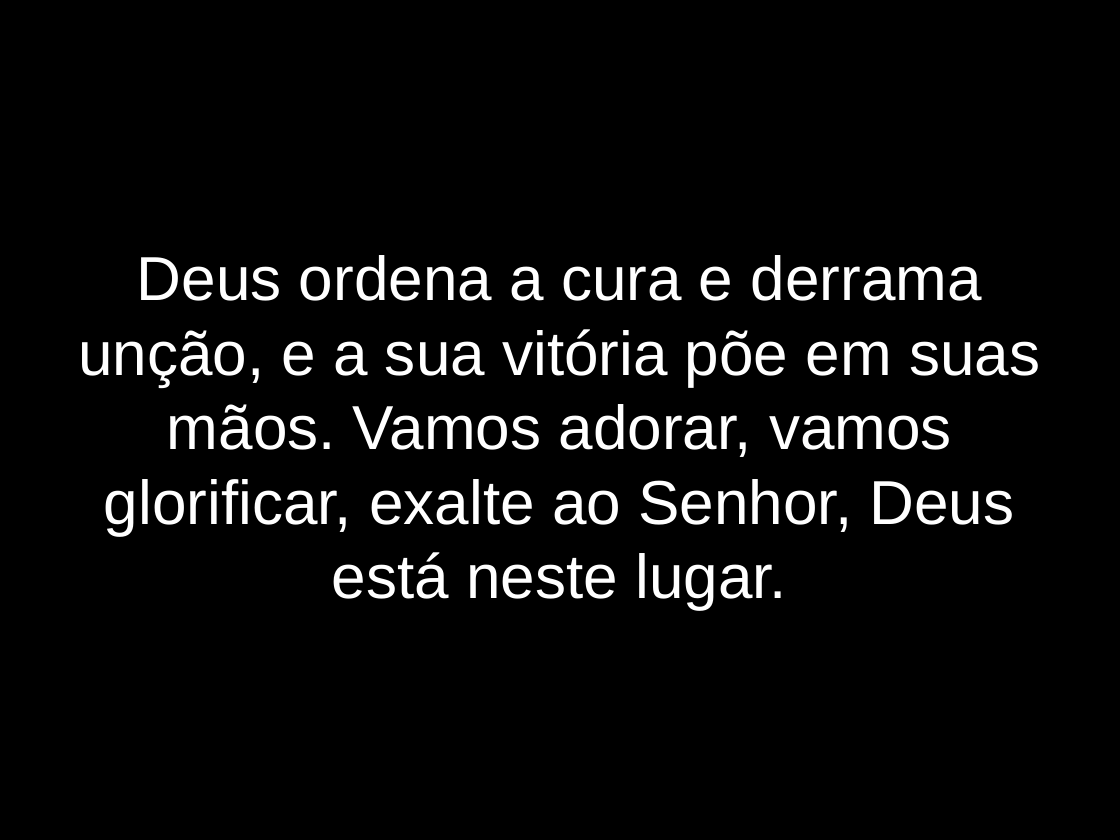
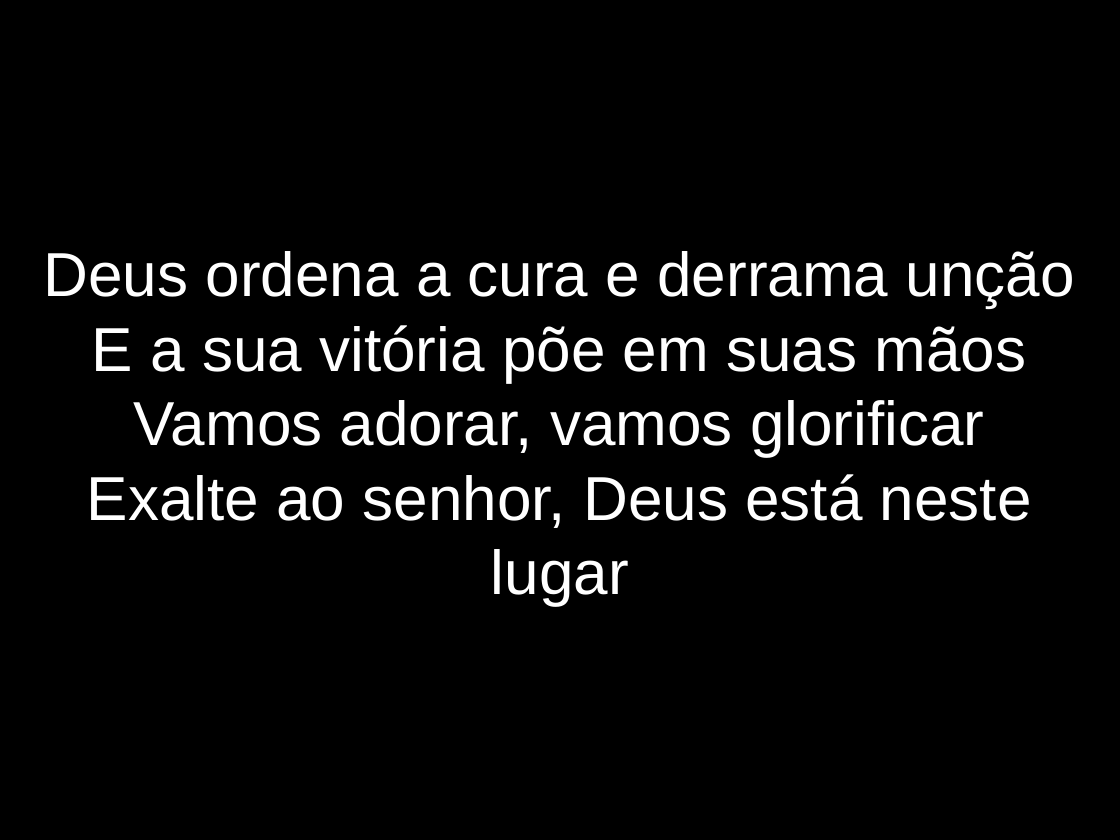
Before and after one commit to lazaroness/ChurchFiles, a slide deck: slide 9 of Elshaday/LetrasApresentacao/DependemosDeDeus.odp (slide 8 before the commit). Drawn at 1120x840 pixels with LibreOffice and Linux fonts; fonts in the diff are those of the drawing. Boxes give left, top, right and bottom in pixels: in the first picture for what was removed or moved away, otherwise in the second. Text is boxed around its words. In the diff, an @@ line names an element or a change of style, - is before the commit and + after.

```diff
--- a/Elshaday/LetrasApresentacao/DependemosDeDeus.odp
+++ b/Elshaday/LetrasApresentacao/DependemosDeDeus.odp
@@ subtitle at [44,251,1075,605]: text changed @@
-Deus ordena a cura e derrama unção, e a sua vitória põe em suas mãos. Vamos adorar, vamos glorificar, exalte ao Senhor, Deus está neste lugar.
+Deus ordena a cura e derrama unção
+E a sua vitória põe em suas mãos
+Vamos adorar, vamos glorificar
+Exalte ao senhor, Deus está neste lugar
```
Also in this commit, not shown: 9 other slides changed, 2 slides removed, 15 other files.
